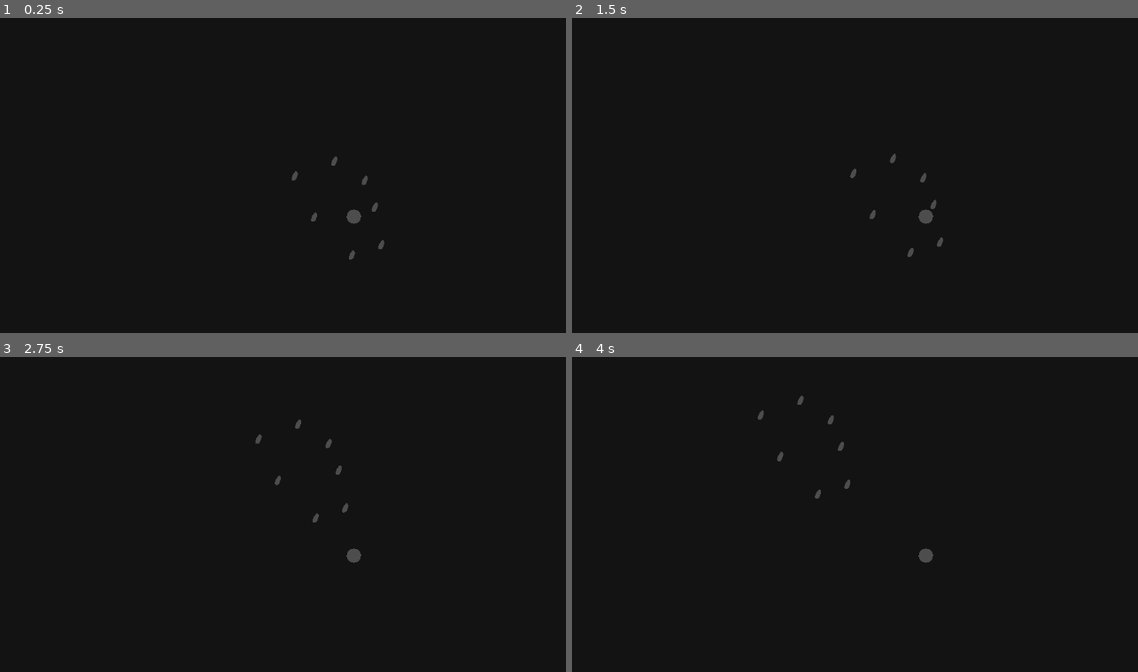
Above: before the commit, frames 1-4 (two rows, left to right).
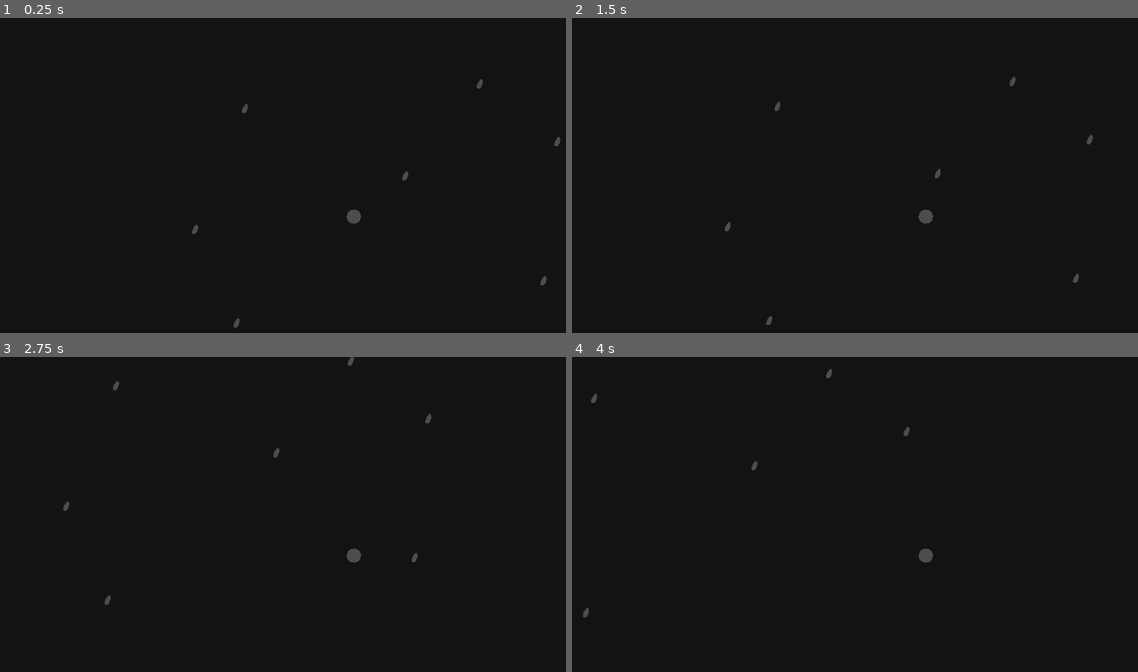
Above: after the commit, the same moments.

Repository: FOSS-Supremacy/celestis
Game: Godot game, scene res://scenes/tests.tscn
Two runs of this game, one before a commit and one after it. Both use one fixed random seed, a clock stepped at 60 frames per second and the inputs below. This scene is started directly instead of the project's main scene.
Inputs:
- Up to frame 1 (0.25 s): no input
- Up to frame 2 (1.5 s): tap Enter at 0.5 s; hold Right (player_right) 0.53-1.28 s; hold K (camera_down) 0.53-1.28 s; hold Down (player_down) from 1.28 s (still down); tap J (camera_left) at 1.35 s
- Up to frame 3 (2.75 s): release Down (player_down) at 2.03 s; hold Right (player_right) from 2.03 s (still down); hold L (camera_right) from 2.03 s (still down)
- Up to frame 4 (4 s): release Right (player_right) at 2.78 s; release L (camera_right) at 2.78 s; hold Up (player_up) 2.78-3.53 s; tap I (camera_up) at 2.85 s; hold Left (player_left) from 3.53 s (still down); hold K (camera_down) from 3.53 s (still down)

The runs differ from the first frame. In frame 1, 0.3% of the frame differs, in the area x 33-100%, y 19-99%; in frame 2, 0.3%; in frame 3, 0.3%; in frame 4, 0.3%.

Commit message:
scene test update

Diff:
--- a/scenes/tests.tscn
+++ b/scenes/tests.tscn
@@ -1,57 +1,107 @@
-[gd_scene load_steps=8 format=3 uid="uid://bk0nyitl8ksom"]
+[gd_scene load_steps=12 format=3 uid="uid://bk0nyitl8ksom"]
 
 [ext_resource type="PackedScene" uid="uid://bt6wk7l13xiyc" path="res://scenes/universe.tscn" id="1_6px6t"]
 [ext_resource type="PackedScene" uid="uid://etdcw1ftppmc" path="res://assets/prefabs/gameplay/space/asteroid/asteroid.tscn" id="2_gpo2n"]
 [ext_resource type="Script" path="res://scripts/resource/SpaceObjectSettings.gd" id="3_vpnbn"]
 [ext_resource type="PackedScene" uid="uid://cb3pbe0pkul1h" path="res://assets/prefabs/gameplay/player/Player.tscn" id="14_v7w3n"]
 
-[sub_resource type="Resource" id="Resource_kitg0"]
-script = ExtResource("3_vpnbn")
-object_mass = 101
-
-[sub_resource type="Resource" id="Resource_j2vxj"]
+[sub_resource type="Resource" id="Resource_t2k6p"]
 script = ExtResource("3_vpnbn")
 object_mass = 10
+gravity_strength = 1000.0
+orbiting = false
+orbit_radius = 20.0
+orbit_speed = 50.0
+orbit_delay = 1.0
 
-[sub_resource type="Resource" id="Resource_0qsoq"]
+[sub_resource type="Resource" id="Resource_yskn6"]
 script = ExtResource("3_vpnbn")
 object_mass = 10
+gravity_strength = 1000.0
+orbiting = false
+orbit_radius = 20.0
+orbit_speed = 50.0
+orbit_delay = 1.0
+
+[sub_resource type="Resource" id="Resource_oxk0h"]
+script = ExtResource("3_vpnbn")
+object_mass = 10
+gravity_strength = 1000.0
+orbiting = false
+orbit_radius = 20.0
+orbit_speed = 50.0
+orbit_delay = 1.0
+
+[sub_resource type="Resource" id="Resource_lhkn7"]
+script = ExtResource("3_vpnbn")
+object_mass = 10
+gravity_strength = 1000.0
+orbiting = false
+orbit_radius = 20.0
+orbit_speed = 50.0
+orbit_delay = 1.0
+
+[sub_resource type="Resource" id="Resource_t2mjy"]
+script = ExtResource("3_vpnbn")
+object_mass = 10
+gravity_strength = 1000.0
+orbiting = false
+orbit_radius = 20.0
+orbit_speed = 50.0
+orbit_delay = 1.0
+
+[sub_resource type="Resource" id="Resource_owce4"]
+script = ExtResource("3_vpnbn")
+object_mass = 10
+gravity_strength = 1000.0
+orbiting = false
+orbit_radius = 20.0
+orbit_speed = 50.0
+orbit_delay = 1.0
+
+[sub_resource type="Resource" id="Resource_c37km"]
+script = ExtResource("3_vpnbn")
+object_mass = 10
+gravity_strength = 1000.0
+orbiting = false
+orbit_radius = 20.0
+orbit_speed = 50.0
+orbit_delay = 1.0
 
 [node name="tests" type="Node2D"]
 
 [node name="universe" parent="." instance=ExtResource("1_6px6t")]
 
 [node name="asteroid" parent="." instance=ExtResource("2_gpo2n")]
-resource = SubResource("Resource_kitg0")
+position = Vector2(203, -34)
+resource = SubResource("Resource_t2k6p")
 
 [node name="asteroid2" parent="." instance=ExtResource("2_gpo2n")]
-position = Vector2(83, -34)
-resource = SubResource("Resource_j2vxj")
+position = Vector2(29, -107)
+resource = SubResource("Resource_yskn6")
 
 [node name="asteroid3" parent="." instance=ExtResource("2_gpo2n")]
-position = Vector2(126, -50)
-resource = SubResource("Resource_0qsoq")
+position = Vector2(284, -134)
+resource = SubResource("Resource_oxk0h")
 
 [node name="asteroid4" parent="." instance=ExtResource("2_gpo2n")]
-position = Vector2(104, 11)
-resource = SubResource("Resource_0qsoq")
+position = Vector2(20, 126)
+resource = SubResource("Resource_lhkn7")
 
 [node name="asteroid5" parent="." instance=ExtResource("2_gpo2n")]
-position = Vector2(145, 52)
-resource = SubResource("Resource_0qsoq")
+position = Vector2(353, 80)
+resource = SubResource("Resource_t2mjy")
 
 [node name="asteroid6" parent="." instance=ExtResource("2_gpo2n")]
-position = Vector2(177, 41)
-resource = SubResource("Resource_0qsoq")
+position = Vector2(-25, 24)
+resource = SubResource("Resource_owce4")
 
 [node name="asteroid7" parent="." instance=ExtResource("2_gpo2n")]
-position = Vector2(159, -29)
-resource = SubResource("Resource_0qsoq")
+position = Vector2(368, -71)
+resource = SubResource("Resource_c37km")
 
 [node name="Player" parent="." instance=ExtResource("14_v7w3n")]
 position = Vector2(147, 10)
 acceleration = 100.0
 max_speed = 100.0
 drag = 5.0
-
-[editable path="asteroid"]
